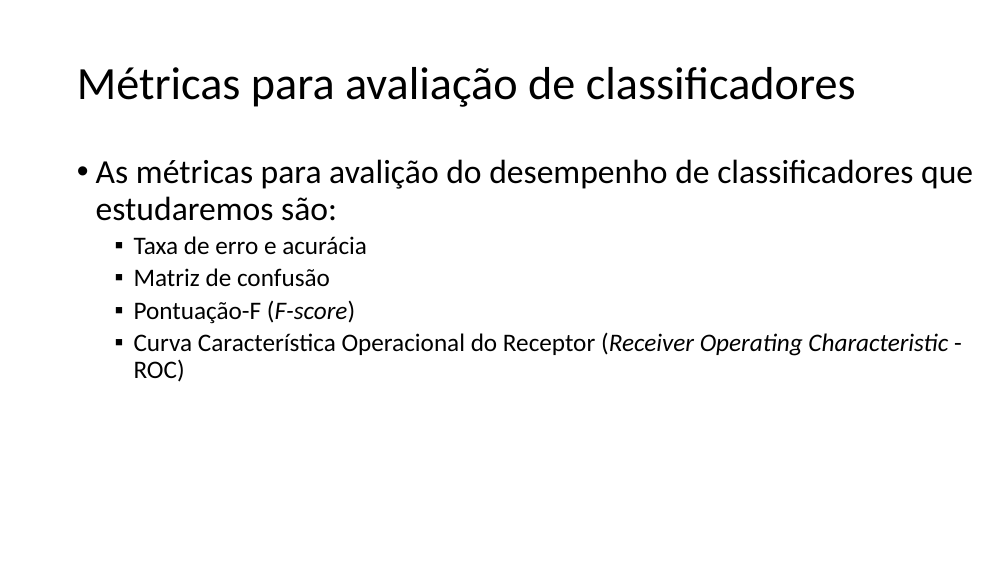
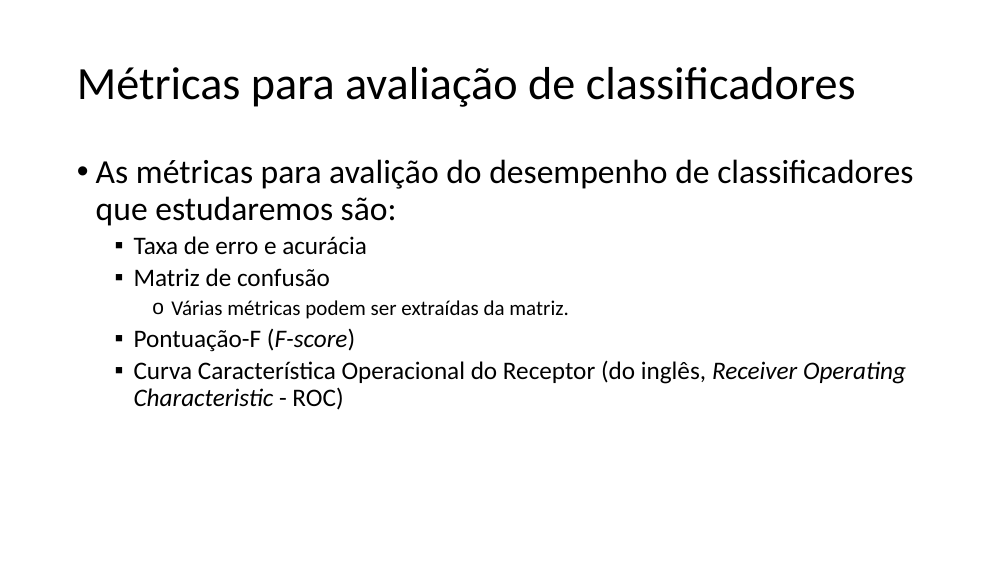
Before and after one commit to zz4fap/t320_aprendizado_de_maquina, a slide deck: slide 3 of slides/T320_Classificação (Parte V).pptx. Drawn at 1008x567 pixels with LibreOffice and Linux fonts; fonts in the diff are those of the drawing. Boxes give left, top, right and bottom in pixels: in the first picture for what was removed or moved away, otherwise in the second. Text is boxed around its words. In the diff, an @@ line names an element or a change of style, - is before the commit and + after.

```diff
--- a/slides/T320_Classificação (Parte V).pptx
+++ b/slides/T320_Classificação (Parte V).pptx
@@ text at bbox=[171, 300, 568, 319]: paragraph added @@
+    o Várias métricas podem ser extraídas da matriz.
@@ text at bbox=[134, 360, 906, 410]: text changed @@
-  ▪ Curva Característica Operacional do Receptor (Receiver Operating Characteristic - ROC)
+  ▪ Curva Característica Operacional do Receptor (do inglês, Receiver Operating Characteristic - ROC)
```
Also in this commit, not shown: 9 other slides changed, 2 other files.
